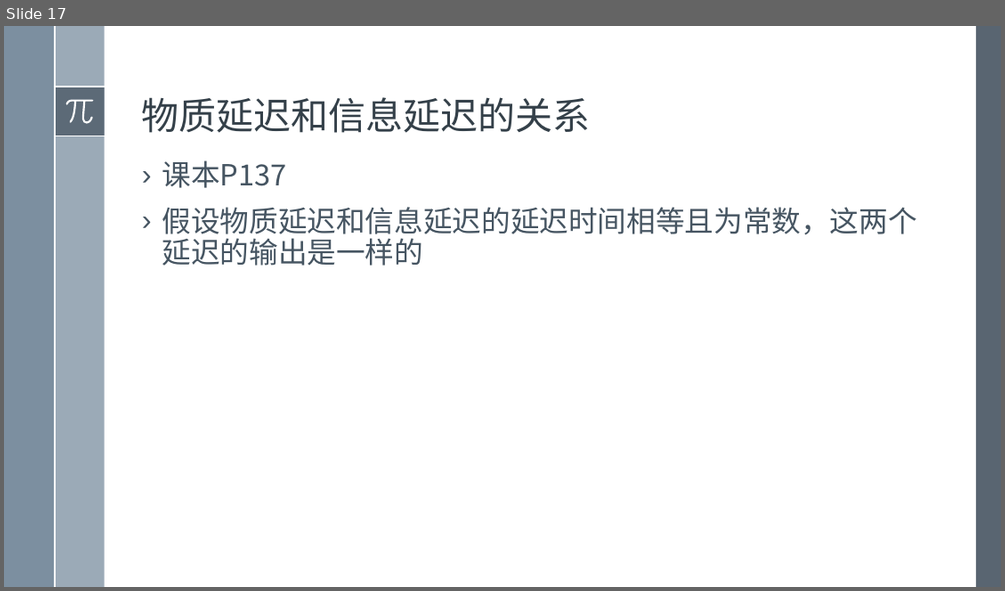
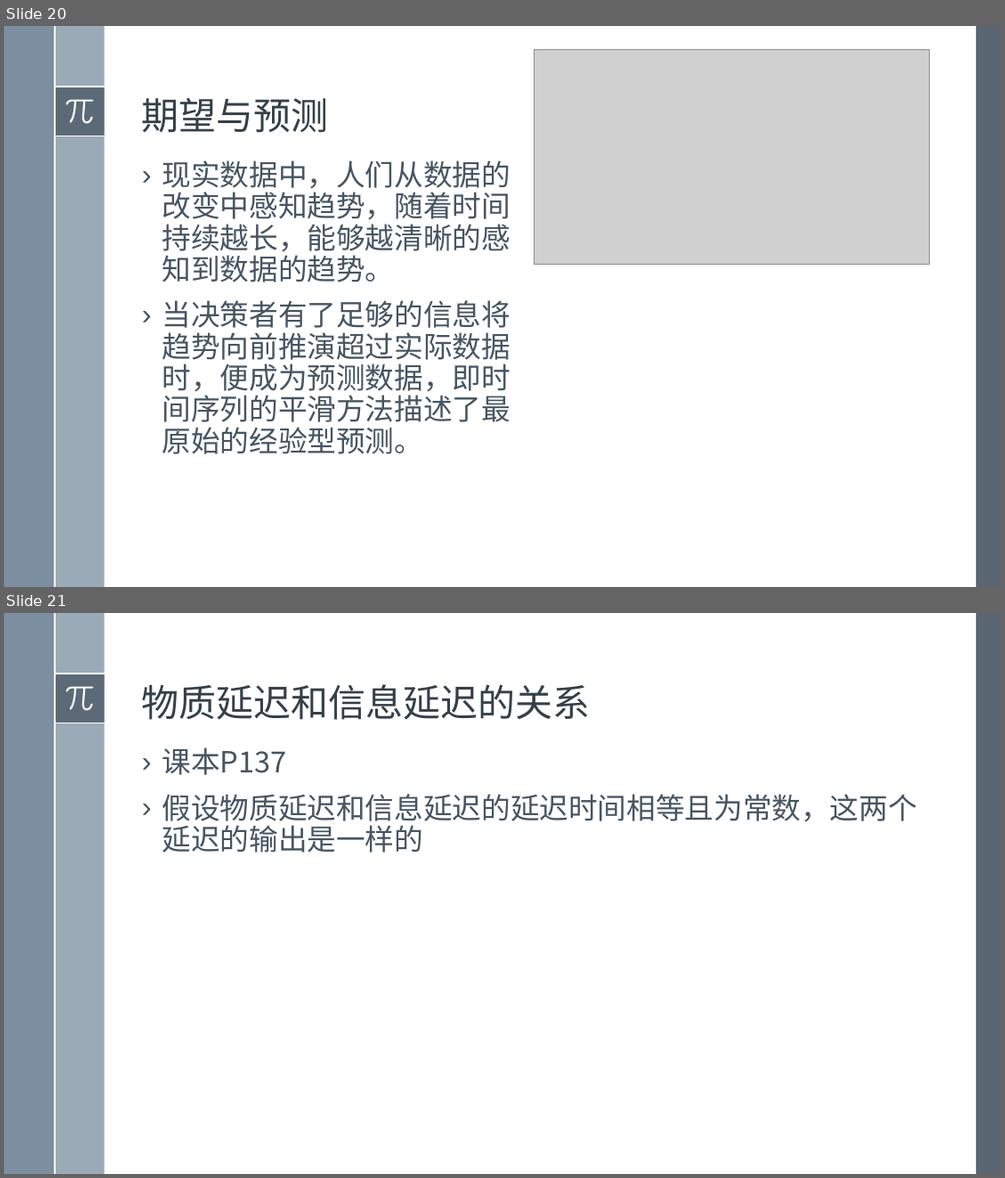
Before and after one commit to exoplanetX/SystemDynamics, a slide deck: 2019系统仿真-13- 延迟原理.pptx. Shown one above the other, each under a label of ours: slide 17 before the commit, slides 20 and 21 after it. The pictures are 1005x591 and 1005x1178 pixels, drawn with LibreOffice and Linux fonts; fonts in the diff are those of the drawing; grey boxes stand for pictures. Boxes give left, top, right and bottom in pixels: in the first picture for what was removed or moved away, otherwise in the second. Text is boxed around its words. In the diff, an @@ line names an element or a change of style, - is before the commit and + after.

```diff
--- a/2019系统仿真-13- 延迟原理.pptx
+++ b/2019系统仿真-13- 延迟原理.pptx
@@ slide 20 added at (4,26,1001,587), background #FFFFFF; not listed: 8 template elements that a slide beside it also shows @@
@@ picture added at (534,50,929,264) @@
@@ title added at (142,98,329,133), 36 pt, text #35404A @@
+期望与预测
@@ text added at (162,160,511,454), 28 pt, text #465562 @@
+› 现实数据中，人们从数据的改变中感知趋势，随着时间持续越长，能够越清晰的感知到数据的趋势。
+› 当决策者有了足够的信息将趋势向前推演超过实际数据时，便成为预测数据，即时间序列的平滑方法描述了最原始的经验型预测。
@@ what was slide 17 is now slide 21 @@
```
Also in this commit, not shown: 3 other slides added, 2 other files.
